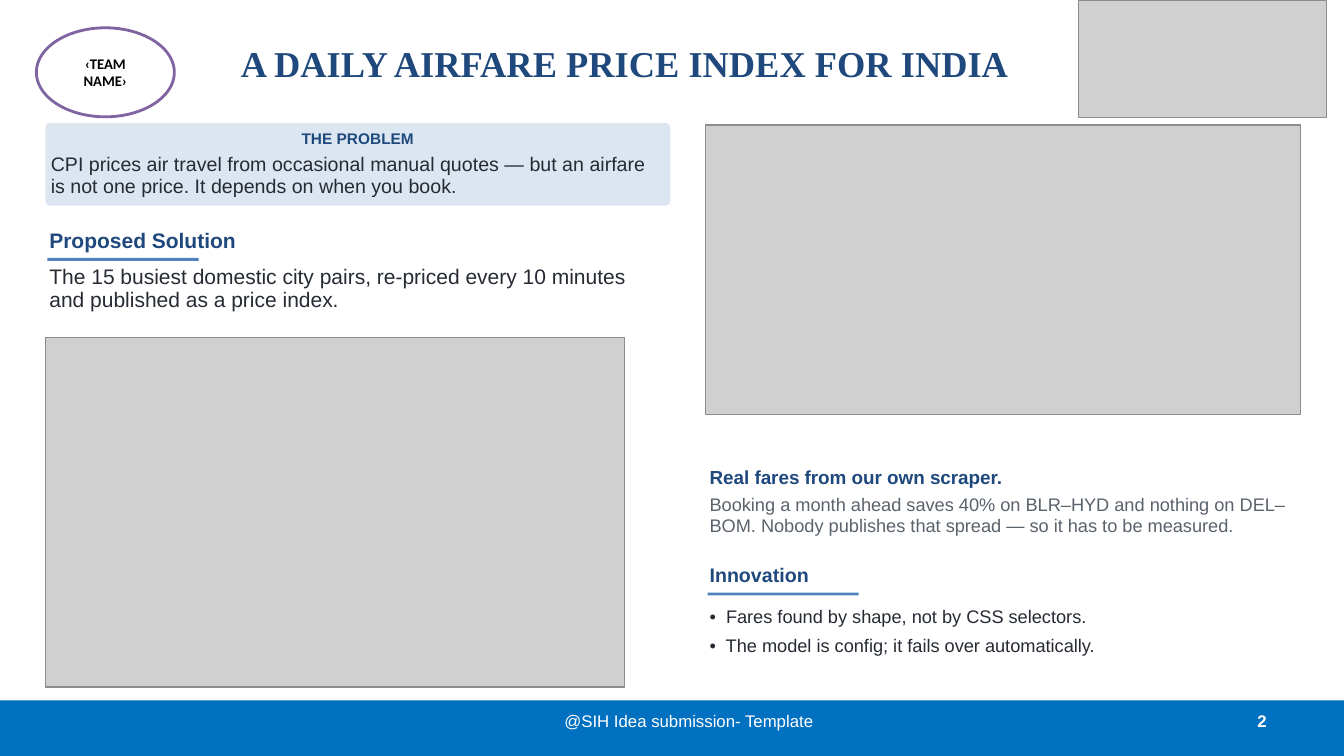
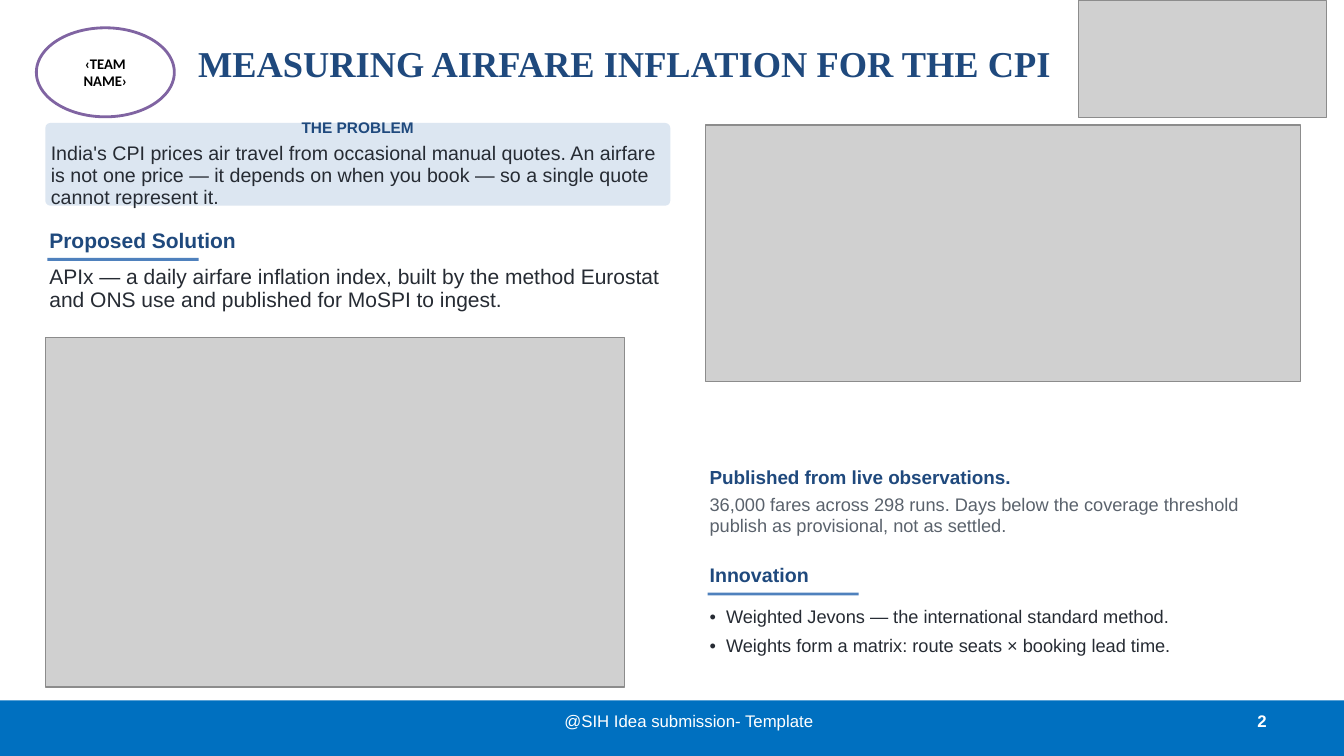
Before and after one commit to BradCage-afk/sih-2026-airfare-index, a slide deck: slide 2 of SIH26056-Idea-Presentation.pptx. Drawn at 1344x756 pixels with LibreOffice and Linux fonts; fonts in the diff are those of the drawing; grey boxes stand for pictures. Boxes give left, top, right and bottom in pixels: in the first picture for what was removed or moved away, otherwise in the second. Text is boxed around its words. In the diff, an @@ line names an element or a change of style, - is before the commit and + after.

```diff
--- a/SIH26056-Idea-Presentation.pptx
+++ b/SIH26056-Idea-Presentation.pptx
@@ title at [198,53,1051,78]: text changed @@
-A DAILY AIRFARE PRICE INDEX FOR INDIA
+MEASURING AIRFARE INFLATION FOR THE CPI
@@ text in rounded rectangle at [51,145,656,208]: text changed @@
-CPI prices air travel from occasional manual quotes — but an airfare is not one price. It depends on when you book.
+India's CPI prices air travel from occasional manual quotes. An airfare is not one price — it depends on when you book — so a single quote cannot represent it.
@@ picture: place and size @@
-picture at [706,125,1301,414]
+picture at [706,125,1301,382]
@@ text at [49,268,659,312]: text changed @@
-The 15 busiest domestic city pairs, re-priced every 10 minutes and published as a price index.
+APIx — a daily airfare inflation index, built by the method Eurostat and ONS use and published for MoSPI to ingest.
@@ text at [710,470,1239,536]: text changed @@
-Real fares from our own scraper.
-Booking a month ahead saves 40% on BLR–HYD and nothing on DEL–BOM. Nobody publishes that spread — so it has to be measured.
+Published from live observations.
+36,000 fares across 298 runs. Days below the coverage threshold publish as provisional, not as settled.
@@ text at [726,609,1170,656]: text changed @@
-• Fares found by shape, not by CSS selectors.
-• The model is config; it fails over automatically.
+• Weighted Jevons — the international standard method.
+• Weights form a matrix: route seats × booking lead time.
```
Also in this commit, not shown: 4 other slides changed, 6 other files.
